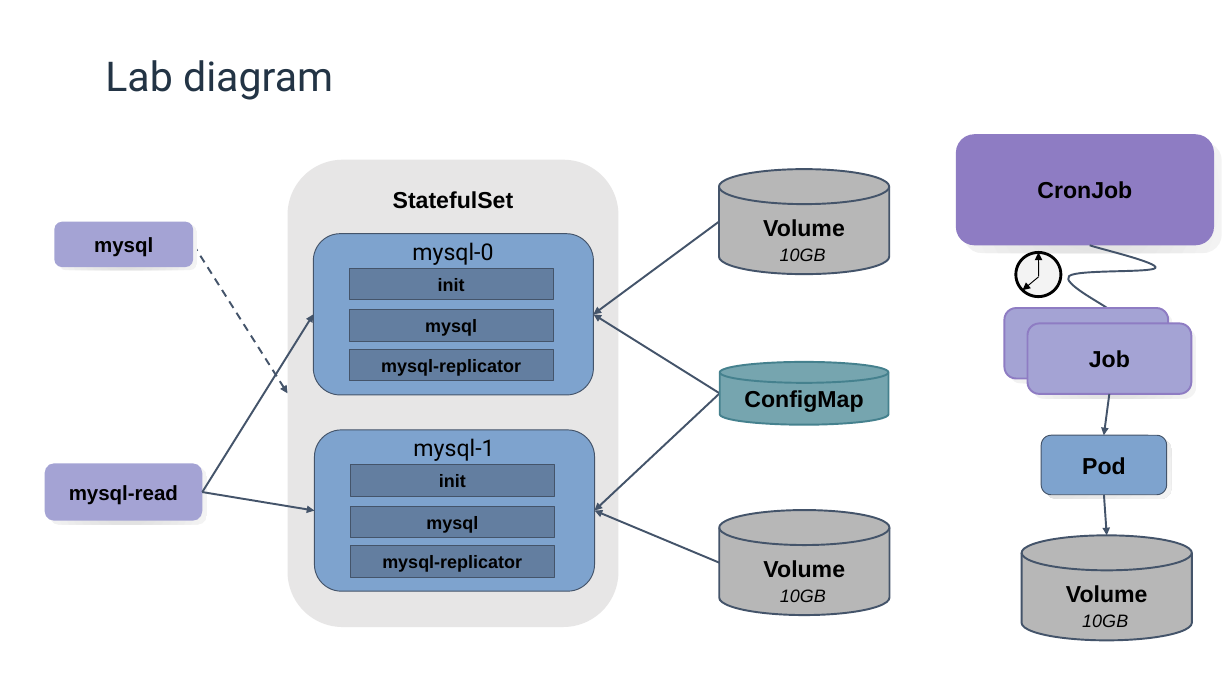
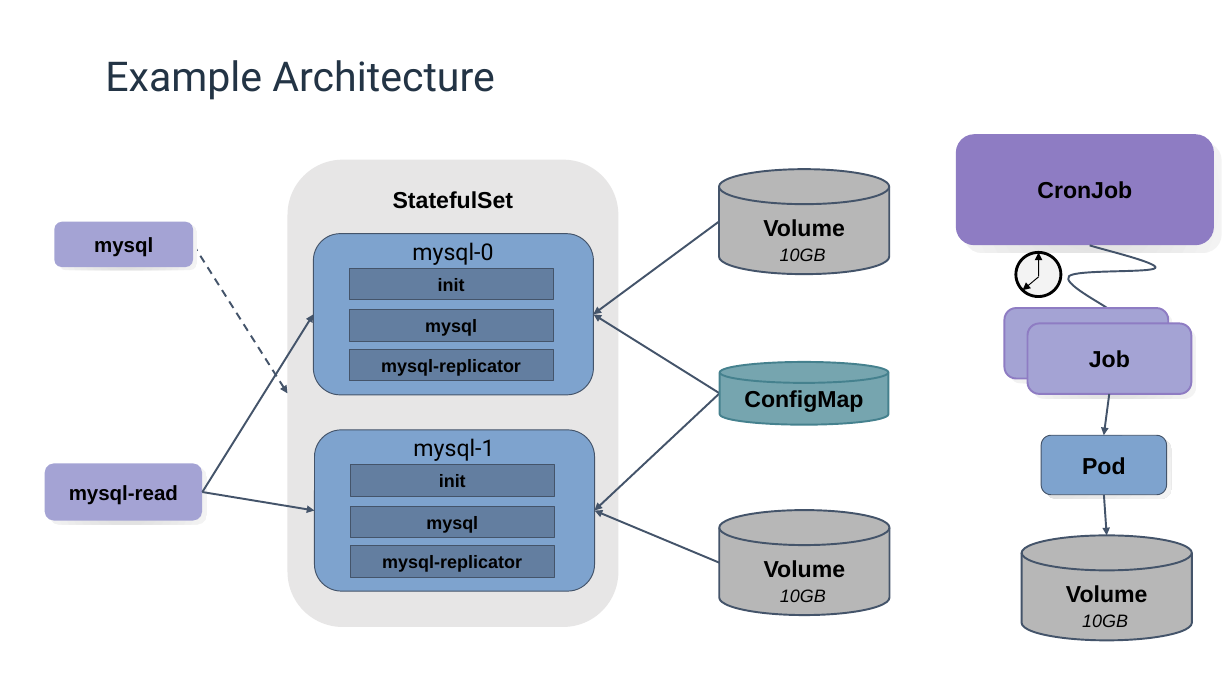
Before and after one commit to skalra896-nutanix/int-k8s, a slide deck: slide 23 of slides/05_advanced_objects.pptx (slide 24 before the commit). Drawn at 1232x693 pixels with LibreOffice and Linux fonts; fonts in the diff are those of the drawing; background and template pictures are left out. Boxes give left, top, right and bottom in pixels: in the first picture for what was removed or moved away, otherwise in the second. Text is boxed around its words. In the diff, an @@ line names an element or a change of style, - is before the commit and + after.

```diff
--- a/slides/05_advanced_objects.pptx
+++ b/slides/05_advanced_objects.pptx
@@ title at (105,60,495,100): text changed @@
-Lab diagram
+Example Architecture
```
Also in this commit, not shown: 9 other slides changed, 1 slide removed.
